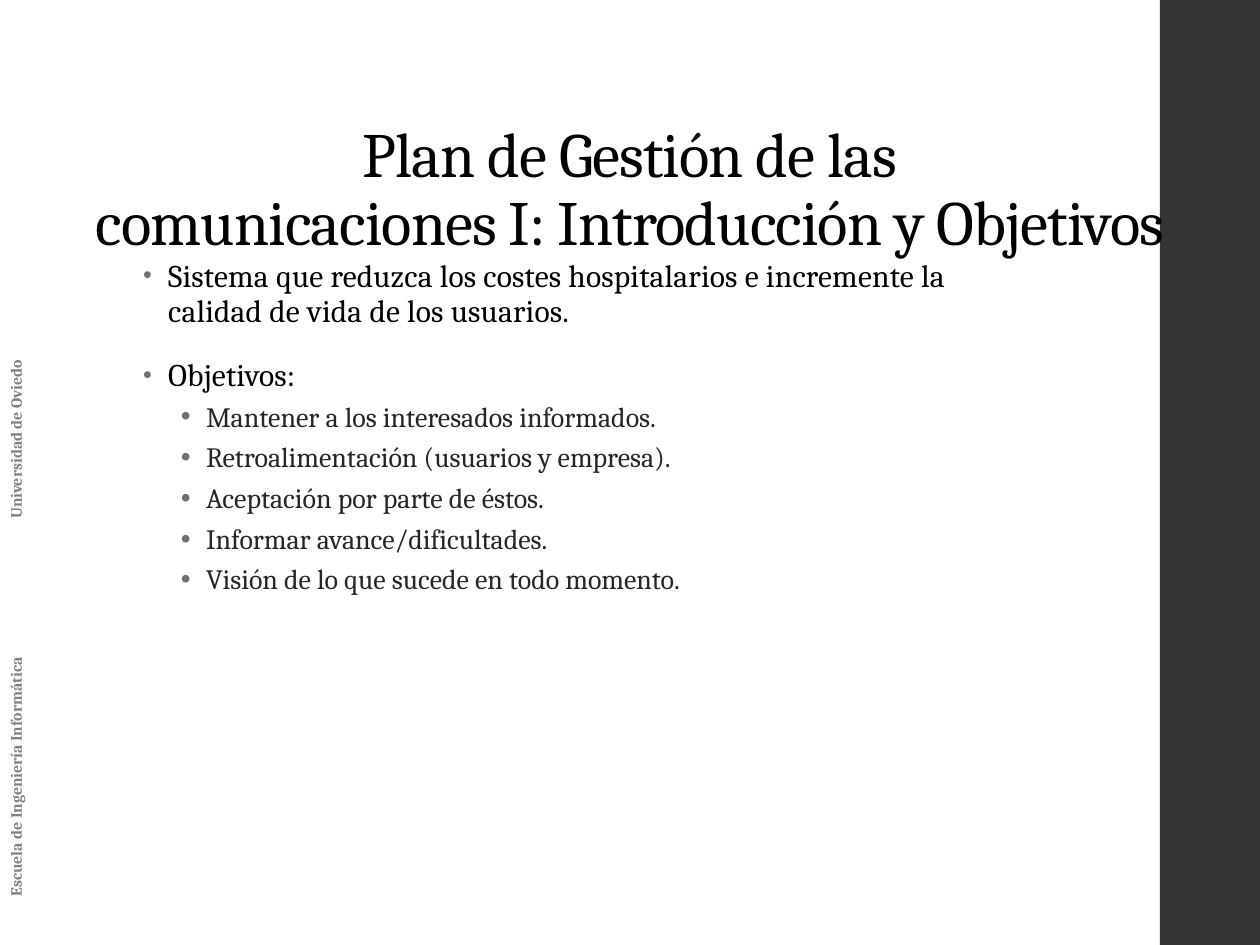
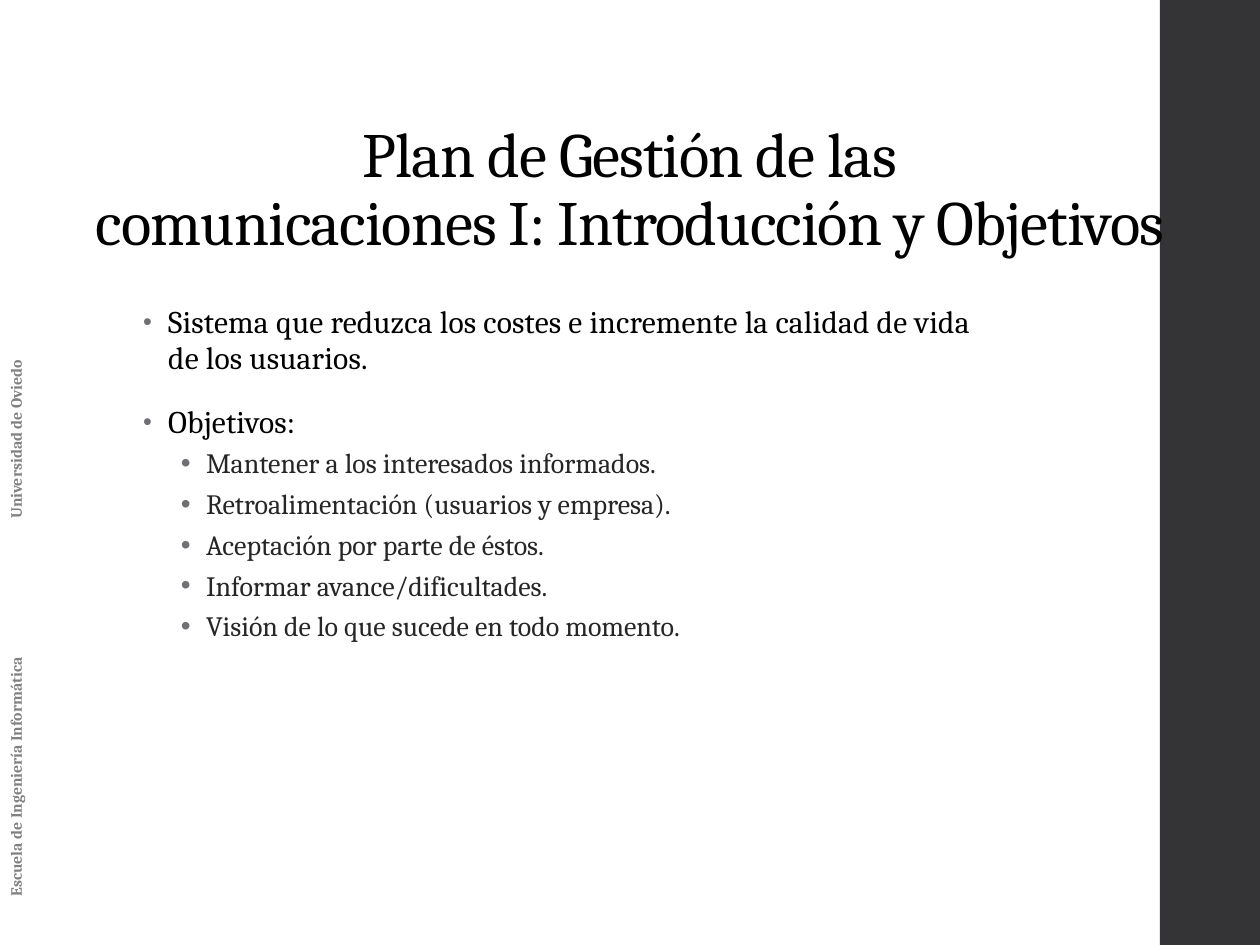
Before and after one commit to alexl0/tfg, a slide deck: slide 24 of Documentation/Archivos adjuntos/Planificacion del proyecto.pptx (slide 25 before the commit). Drawn at 1260x945 pixels with LibreOffice and Linux fonts; fonts in the diff are those of the drawing. Boxes give left, top, right and bottom in pixels: in the first picture for what was removed or moved away, otherwise in the second. Text is boxed around its words. In the diff, an @@ line names an element or a change of style, - is before the commit and + after.

```diff
--- a/Documentation/Archivos adjuntos/Planificacion del proyecto.pptx
+++ b/Documentation/Archivos adjuntos/Planificacion del proyecto.pptx
@@ text "Sistema que reduzca los costes ...": place and size @@
-text "Sistema que reduzca los costes ..." at (168, 258, 944, 595)
+text "Sistema que reduzca los costes ..." at (168, 311, 969, 642)
@@ text at (168, 311, 969, 370): text changed @@
-• Sistema que reduzca los costes hospitalarios e incremente la calidad de vida de los usuarios.
+• Sistema que reduzca los costes e incremente la calidad de vida de los usuarios.
```
Also in this commit, not shown: 16 other slides changed, 2 slides removed.
